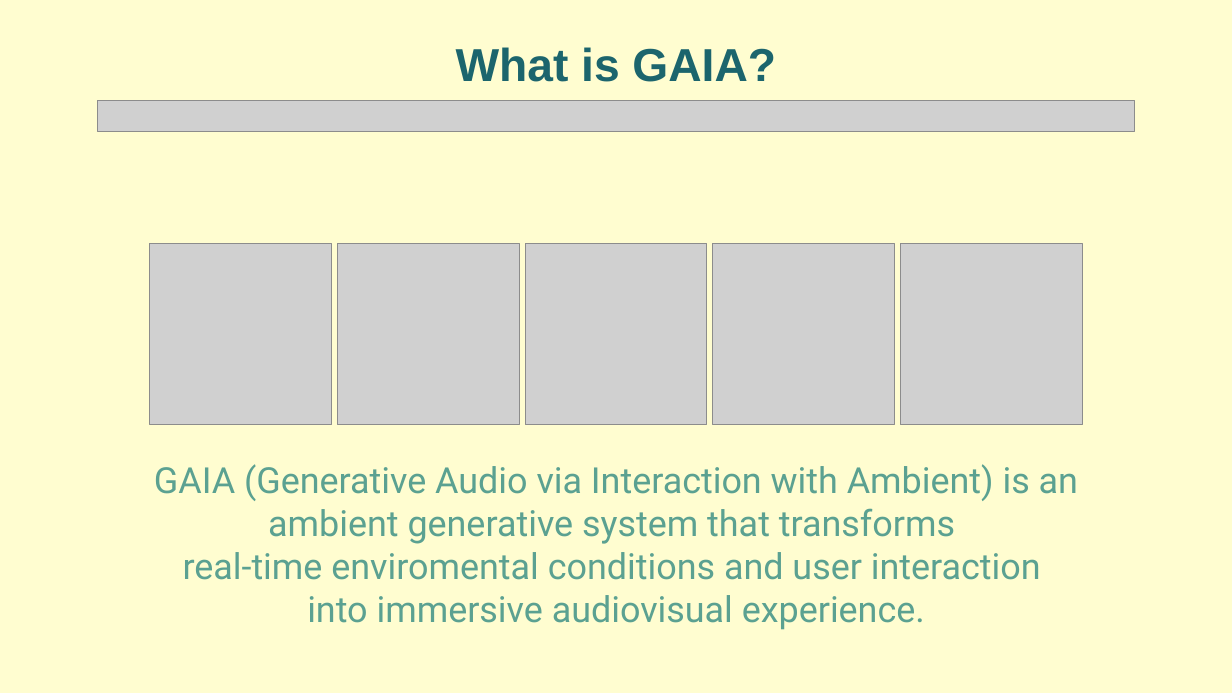
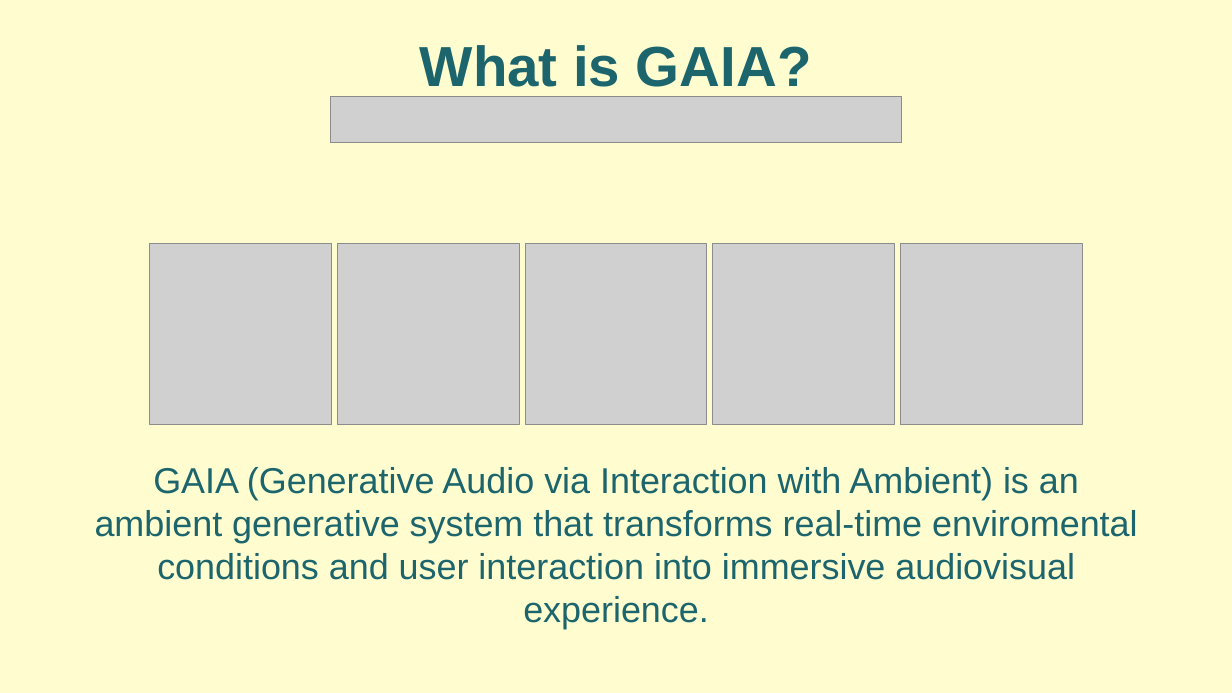
Before and after one commit to Ciorpy/G.A.I.A.-CMLS-2025, a slide deck: slide 2 of GAIA.pptx. Drawn at 1232x693 pixels with LibreOffice and Linux fonts; fonts in the diff are those of the drawing; grey boxes stand for pictures. Boxes give left, top, right and bottom in pixels: in the first picture for what was removed or moved away, otherwise in the second. Text is boxed around its words. In the diff, an @@ line names an element or a change of style, - is before the commit and + after.

```diff
--- a/GAIA.pptx
+++ b/GAIA.pptx
@@ text "What is GAIA?" at [420, 45, 812, 87]: size 36 to 44 pt @@
@@ picture: place and size @@
-picture at [97, 100, 1135, 131]
+picture at [330, 96, 901, 142]
@@ text at [95, 467, 1137, 629]: text changed; font Roboto to Arial; text colour #5BA191 to #1C656D @@
-GAIA (Generative Audio via Interaction with Ambient) is an ambient generative system that transforms
-real-time enviromental conditions and user interaction
-into immersive audiovisual experience.
+GAIA (Generative Audio via Interaction with Ambient) is an ambient generative system that transforms real-time enviromental conditions and user interaction into immersive audiovisual experience.
```
Also in this commit, not shown: 27 other slides changed, 2 slides added, 5 slides removed, 5 other files.
